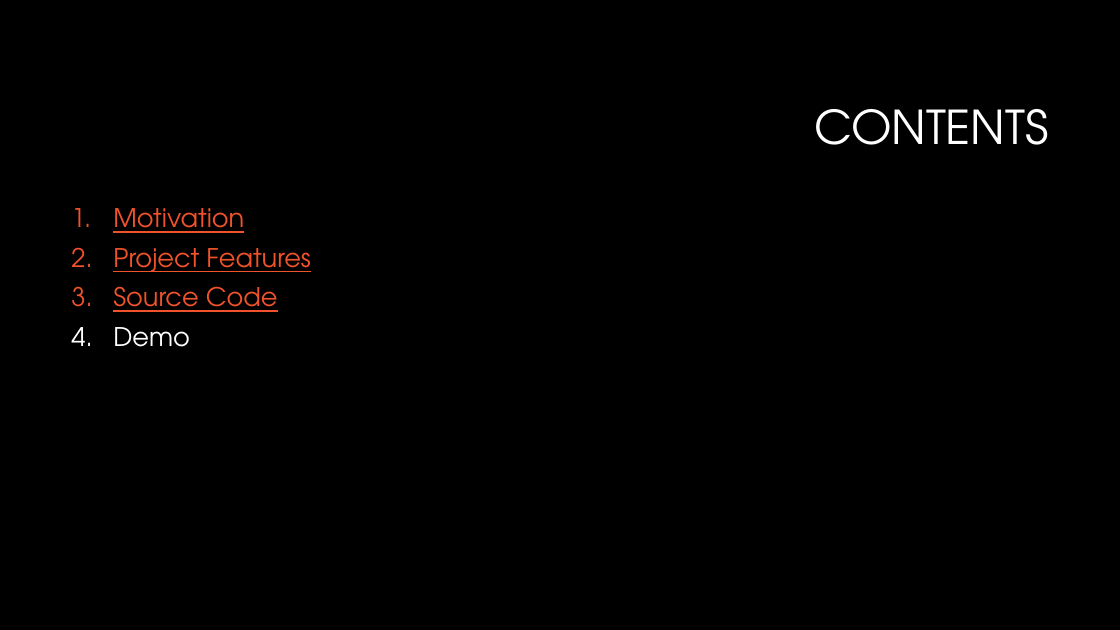
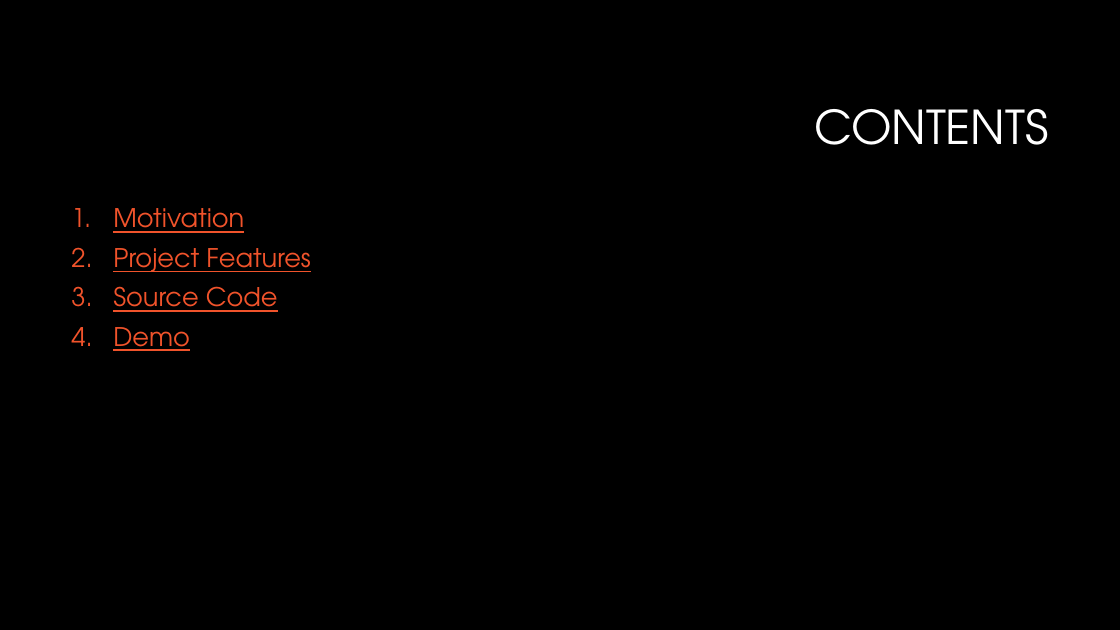
Before and after one commit to srknzl/CouponMonsterAndroid, a slide deck: slide 2 of Coupon Monster.pptx. Drawn at 1120x630 pixels with LibreOffice and Linux fonts; fonts in the diff are those of the drawing; background and template pictures are left out. Boxes give left, top, right and bottom in pixels: in the first picture for what was removed or moved away, otherwise in the second. Text is boxed around its words. In the diff, an @@ line names an element or a change of style, - is before the commit and + after.

```diff
--- a/Coupon Monster.pptx
+++ b/Coupon Monster.pptx
@@ text at (113,327,190,351): text colour #FFFFFF to #F0532B, underline on in "Demo" @@
```
Also in this commit, not shown: 1 other slide changed, 3 slides added, 7 slides removed.
